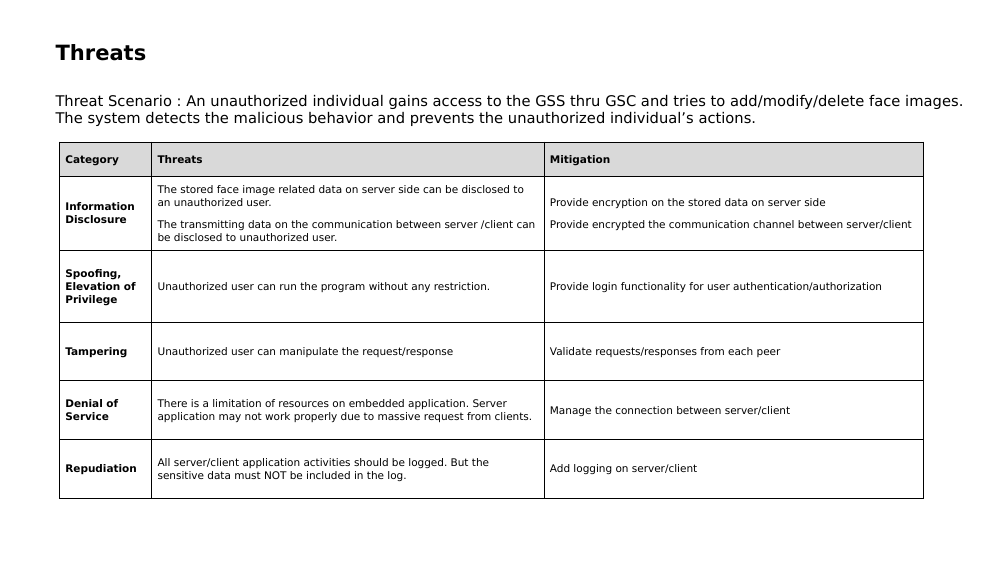
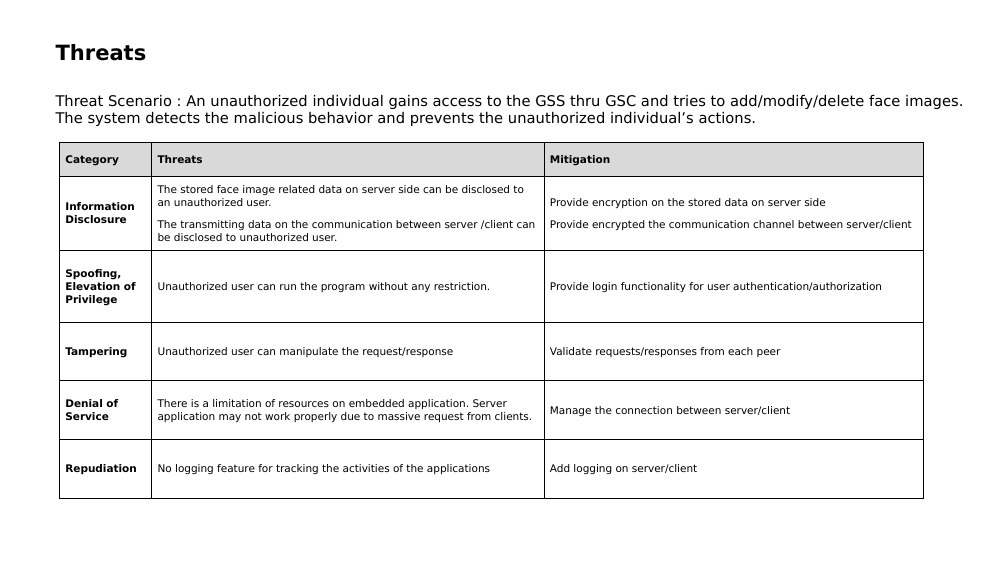
Before and after one commit to jacob-ku/specialist-team2, a slide deck: slide 3 of docs/Team2_Project_Phase1_Presentation.pptx. Drawn at 1008x567 pixels with LibreOffice and Linux fonts; fonts in the diff are those of the drawing. Boxes give left, top, right and bottom in pixels: in the first picture for what was removed or moved away, otherwise in the second. Text is boxed around its words. In the diff, an @@ line names an element or a change of style, - is before the commit and + after.

```diff
--- a/docs/Team2_Project_Phase1_Presentation.pptx
+++ b/docs/Team2_Project_Phase1_Presentation.pptx
@@ table at <box>60,142,923,498</box> @@
-row 6, column 2: All server/client application activities should be logged. But the sensitive data must NOT be included in the log.
+row 6, column 2: No logging feature for tracking the activities of the applications
```
Also in this commit, not shown: 1 other file.
